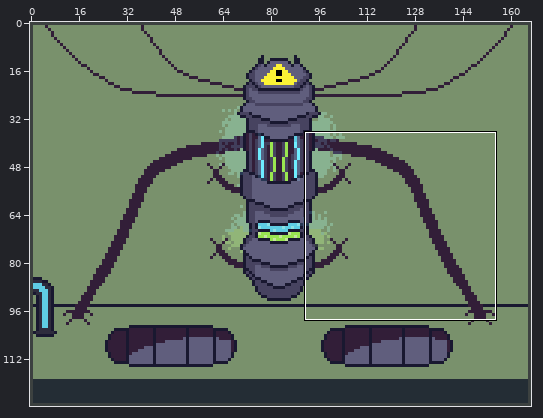
One commit to this sprite sheet: Sprites/Erik/Reactor.png. The first picture is a wide view before the edit; the outline marks the close-up.
Close-up. Old version:
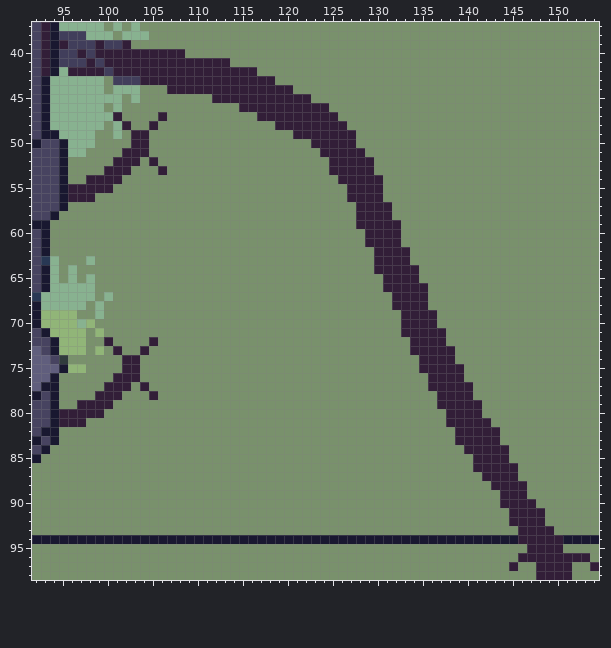
The file is 167x128 pixels. Colours within 5 levels of each other are drawn and written as one. Shown: x 92..154, y 37..98. The commit also changed other parts of the picture, which this record leaves out.
New version:
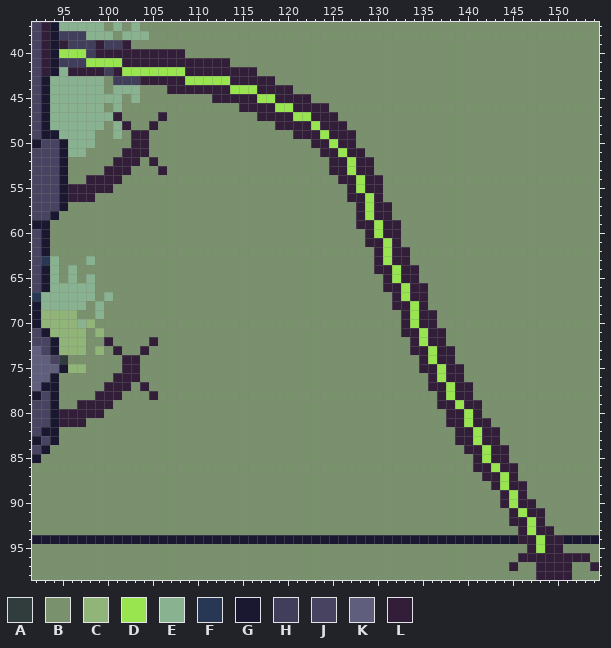
Palette (. is transparent): A #313c3d  B #79916c  C #91b578  D #99e550  E #88b290  F #283854  G #191830  H #413e5b  J #474360  K #605e7d  L #321e38
Change:
Changed rows in their new state; - is an unchanged pixel.
first column x 95:
40 DDD---------------------------------------------------
41 ---DDDD-----------------------------------------------
42 -------DDDDDDD----------------------------------------
43 --------------DDDDD-----------------------------------
44 -------------------DDD--------------------------------
45 ----------------------DD------------------------------
46 ------------------------DD----------------------------
47 --------------------------DD--------------------------
48 ----------------------------D-------------------------
49 -----------------------------D------------------------
50 ------------------------------D-----------------------
51 -------------------------------D----------------------
52 --------------------------------D---------------------
53 --------------------------------D---------------------
54 ---------------------------------D--------------------
55 ---------------------------------D--------------------
56 ----------------------------------D-------------------
57 ----------------------------------D-------------------
58 ----------------------------------D-------------------
59 -----------------------------------D------------------
60 -----------------------------------D------------------
61 ------------------------------------D-----------------
62 ------------------------------------D-----------------
63 ------------------------------------D-----------------
64 -------------------------------------D----------------
65 -------------------------------------D----------------
66 --------------------------------------D---------------
67 --------------------------------------D---------------
68 ---------------------------------------D--------------
69 ---------------------------------------D--------------
70 ---------------------------------------D--------------
71 ----------------------------------------D-------------
72 ----------------------------------------D-------------
73 -----------------------------------------D------------
74 -----------------------------------------D------------
75 ------------------------------------------D-----------
76 ------------------------------------------D-----------
77 -------------------------------------------D----------
78 -------------------------------------------D----------
79 --------------------------------------------D---------
80 ---------------------------------------------D--------
81 ---------------------------------------------D--------
82 ----------------------------------------------D-------
83 ----------------------------------------------D-------
84 -----------------------------------------------D------
85 -----------------------------------------------D------
86 ------------------------------------------------D-----
87 -------------------------------------------------D----
88 -------------------------------------------------D----
89 --------------------------------------------------D---
90 --------------------------------------------------D---
91 ---------------------------------------------------D--
92 ----------------------------------------------------D-
93 ----------------------------------------------------D-
94 -----------------------------------------------------D
95 -----------------------------------------------------D
